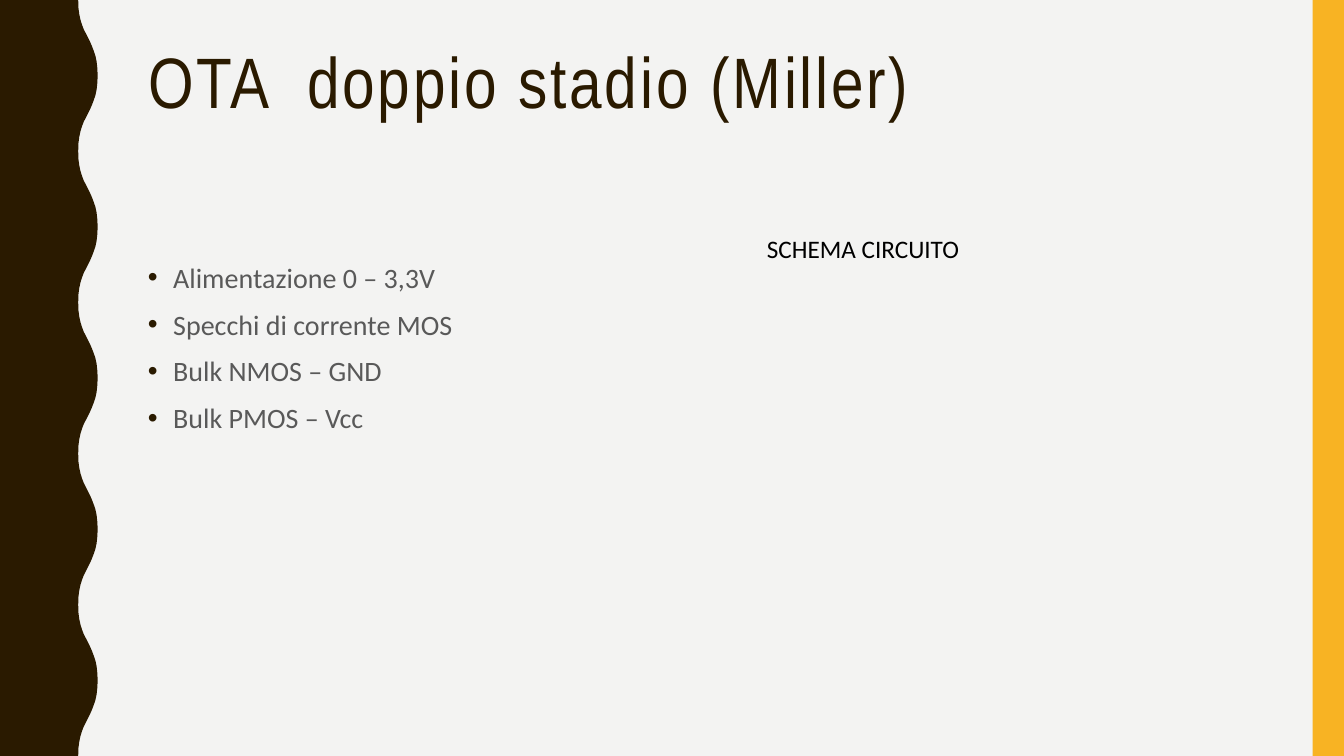
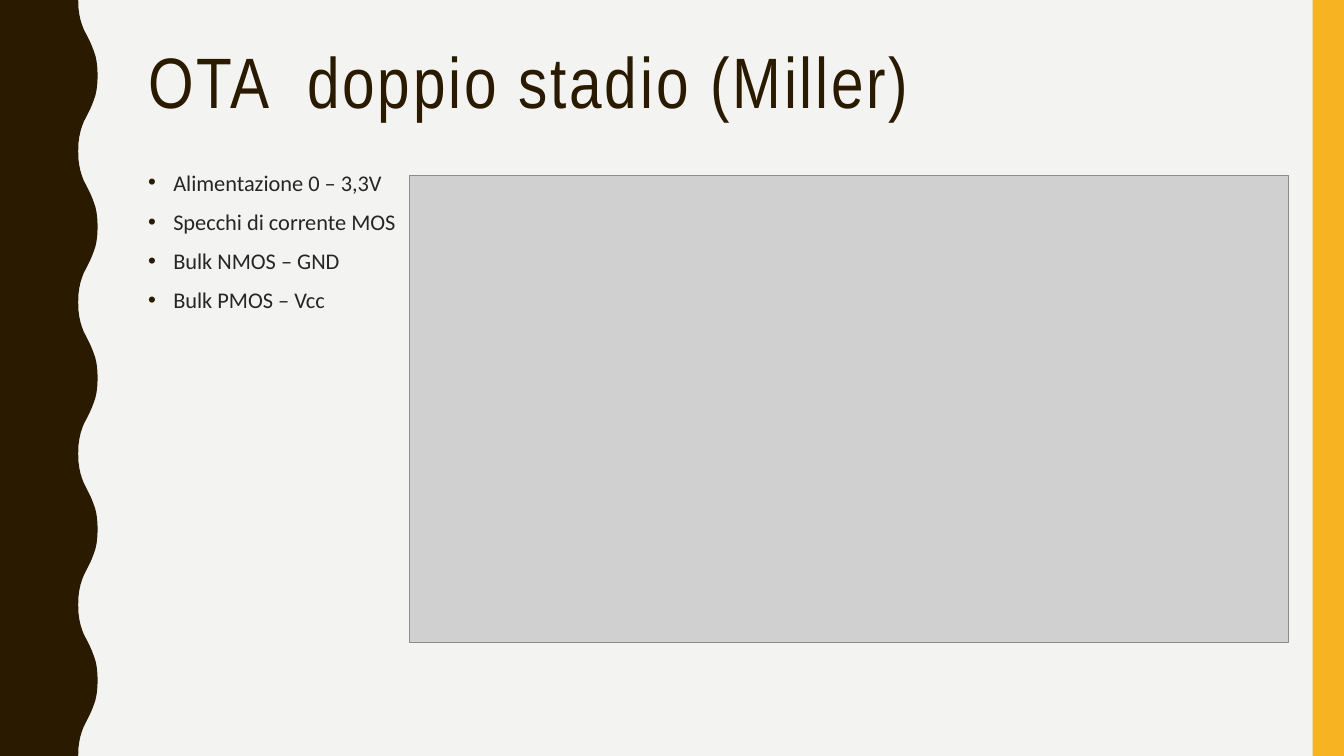
Before and after one commit to alessio-capello/MicroElectronics, a slide deck: slide 11 of MicroB/MicroBpresentazione.pptx (slide 10 before the commit). Drawn at 1344x756 pixels with LibreOffice and Linux fonts; fonts in the diff are those of the drawing; grey boxes stand for pictures. Boxes give left, top, right and bottom in pixels: in the first picture for what was removed or moved away, otherwise in the second. Text is boxed around its words. In the diff, an @@ line names an element or a change of style, - is before the commit and + after.

```diff
--- a/MicroB/MicroBpresentazione.pptx
+++ b/MicroB/MicroBpresentazione.pptx
@@ text "Alimentazione 0 – 3,3V": place and size @@
-text "Alimentazione 0 – 3,3V" at [173,268,452,428]
+text "Alimentazione 0 – 3,3V" at [173,175,395,308]
@@ text "Alimentazione 0 – 3,3V" at [173,175,395,308]: size 20 to 16 pt, text colour #595959 to #262626 @@
@@ picture added at [409,175,1289,642] @@
@@ text removed at [767,241,959,258] @@
-SCHEMA CIRCUITO
```
Also in this commit, not shown: 16 other slides changed, 8 slides added, 43 other files.
